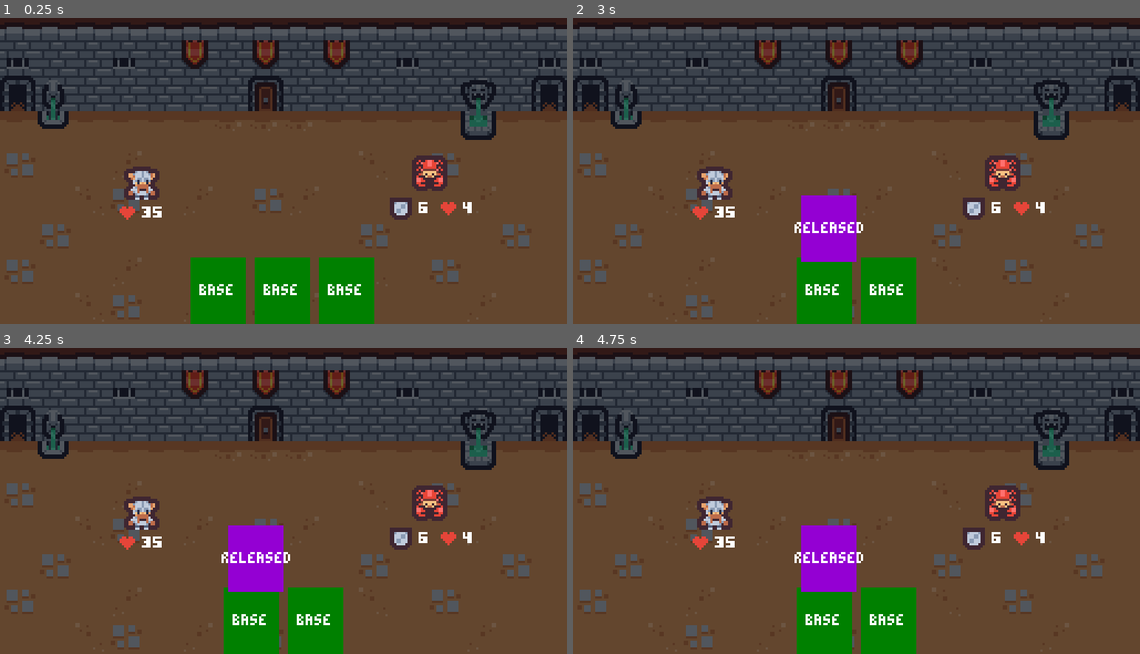
Above: before the commit, frames 1-4 (two rows, left to right).
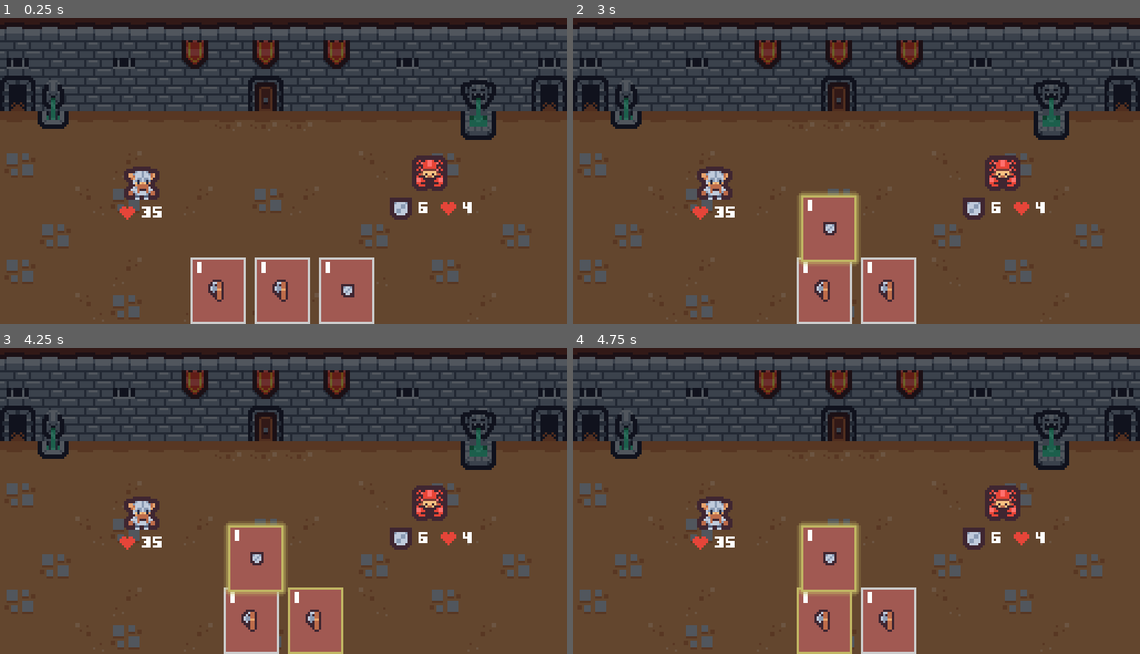
Above: after the commit, the same moments.

Repository: sussyfabussy/godots_gambit_V2
Game: Godot game, scene res://Scenes/Battle/battle.tscn
Same seed, same stepped clock (60 frames per second), same inputs: the game is played once before the commit and once after it.
Inputs (mouse positions are in pixels of both pictures, inside the frame that each line leads up to):
- Up to frame 1 (0.25 s): no input
- Up to frame 2 (3 s): tap Enter at 0.5, 2.75 s; drag from (788, 290) to (856, 115) at 0.52 s; drag from (822, 290) to (856, 115) at 1.27 s; tap Space at 2 s; move the mouse to (856, 290) at 2.02 s; press the mouse at (856, 290) at 2.03 s; release the mouse at (856, 290) at 2.75 s; drag from (828, 229) to (1003, 174) at 2.77 s
- Up to frame 3 (4.25 s): tap Space at 3.5 s; drag from (255, 559) to (317, 620) at 3.52 s
- Up to frame 4 (4.75 s): tap Enter at 4.25 s; drag from (686, 445) to (822, 620) at 4.27 s

The runs differ from the first frame. In frame 1, 6.4% of the frame differs, in the area x 33-67%, y 78-100%; in frame 2, 6.5%, in the area x 39-61%, y 57-100%; in frame 3, 6.5%; in frame 4, 6.5%.

Commit message:
Card Visuals updated

Diff:
--- /dev/null
+++ b/Scenes/card_ui/card_base_stylebox.tres
@@ -0,0 +1,8 @@
+[gd_resource type="StyleBoxFlat" format=3 uid="uid://rr31frftay8"]
+
+[resource]
+bg_color = Color(0.6313726, 0.34901962, 0.32156864, 1)
+border_width_left = 1
+border_width_top = 1
+border_width_right = 1
+border_width_bottom = 1
--- /dev/null
+++ b/Scenes/card_ui/card_dragging_stylebox.tres
@@ -0,0 +1,11 @@
+[gd_resource type="StyleBoxFlat" format=3 uid="uid://dntnlpqmyvv5a"]
+
+[resource]
+bg_color = Color(0.6313726, 0.34901962, 0.32156864, 1)
+border_width_left = 1
+border_width_top = 1
+border_width_right = 1
+border_width_bottom = 1
+border_color = Color(0.75686276, 0.7137255, 0.3882353, 1)
+shadow_color = Color(0.75686276, 0.7137255, 0.3882353, 0.72156864)
+shadow_size = 2
--- /dev/null
+++ b/Scenes/card_ui/card_hover_stylebox.tres
@@ -0,0 +1,9 @@
+[gd_resource type="StyleBoxFlat" format=3 uid="uid://b6hkx2byf1oit"]
+
+[resource]
+bg_color = Color(0.6313726, 0.34901962, 0.32156864, 1)
+border_width_left = 1
+border_width_top = 1
+border_width_right = 1
+border_width_bottom = 1
+border_color = Color(0.75686276, 0.7137255, 0.3882353, 1)
--- a/Scenes/card_ui/card_states/card_aiming_state.gd
+++ b/Scenes/card_ui/card_states/card_aiming_state.gd
@@ -5,8 +5,7 @@
 
 func enter() -> void:
 	#debug color, set aiming state, clear target array
-	card_ui.color.color = Color.WEB_PURPLE
-	card_ui.state.text = "AIMING"
+
 	card_ui.targets.clear()
 	#offset for card to animate it in the center of hand
 	var offset := Vector2(card_ui.parent.size.x/2, -card_ui.size.y/2)
--- a/Scenes/card_ui/card_states/card_base_state.gd
+++ b/Scenes/card_ui/card_states/card_base_state.gd
@@ -8,15 +8,21 @@
 	if card_ui.tween and card_ui.tween.is_running():
 		card_ui.tween.kill()
 
+	card_ui.panel.set("theme_override_styles/panel", card_ui.BASE_STYLEBOX)
 	card_ui.reparent_requested.emit(card_ui)
-	card_ui.color.color = Color.WEB_GREEN
-	card_ui.state.text = "BASE"
 	card_ui.pivot_offset = Vector2.ZERO
 
 func on_gui_input(event: InputEvent) -> void:
 	if event.is_action_pressed("left_mouse"):
 		card_ui.pivot_offset = card_ui.get_global_mouse_position() - card_ui.global_position
 		transition_requested.emit(self, CardState.State.CLICKED)
+
+func on_mouse_entered() -> void:
+		card_ui.panel.set("theme_override_styles/panel", card_ui.HOVER_STYLEBOX)
+
+func on_mouse_exited() -> void:
+		card_ui.panel.set("theme_override_styles/panel", card_ui.BASE_STYLEBOX)
+
 
 # Called when the node enters the scene tree for the first time.
 func _ready() -> void:
--- a/Scenes/card_ui/card_states/card_clicked_state.gd
+++ b/Scenes/card_ui/card_states/card_clicked_state.gd
@@ -1,8 +1,7 @@
 extends CardState
 
 func enter() -> void:
-	card_ui.color.color = Color.ORANGE
-	card_ui.state.text = "CLICKED"
+
 	card_ui.drop_point_detector.monitoring = true
 
 func on_input(event: InputEvent) -> void:
--- a/Scenes/card_ui/card_states/card_dragging_state.gd
+++ b/Scenes/card_ui/card_states/card_dragging_state.gd
@@ -9,8 +9,8 @@
 	if ui_layer:
 		card_ui.reparent(ui_layer)
 
-	card_ui.color.color = Color.NAVY_BLUE
-	card_ui.state.text = "DRAGGING"
+	card_ui.panel.set("theme_override_styles/panel", card_ui.DRAG_STYLEBOX)
+
 
 	minimum_drag_time_elapsed = false
 	var threshold_timer := get_tree().create_timer(DRAG_MINIMUM_THRESHOLD, false)
--- a/Scenes/card_ui/card_states/card_released_state.gd
+++ b/Scenes/card_ui/card_states/card_released_state.gd
@@ -3,8 +3,7 @@
 var played: bool
 
 func enter() -> void:
-	card_ui.color.color = Color.DARK_VIOLET
-	card_ui.state.text = "RELEASED"
+
 
 	played = false
 
--- a/Scenes/card_ui/card_ui.gd
+++ b/Scenes/card_ui/card_ui.gd
@@ -3,10 +3,14 @@
 
 signal reparent_requested(which_card_ui: CardUI)
 
-@export var card: Card
+const BASE_STYLEBOX := preload("uid://rr31frftay8")
+const DRAG_STYLEBOX := preload("uid://dntnlpqmyvv5a")
+const HOVER_STYLEBOX := preload("uid://b6hkx2byf1oit")
+@export var card: Card : set = _set_card
 
-@onready var color: ColorRect = $Color
-@onready var state: Label = $State
+@onready var panel: Panel = $Panel
+@onready var cost: Label = $Cost
+@onready var icon: TextureRect = $Icon
 @onready var drop_point_detector: Area2D = $DropPointDetector
 @onready var card_state_machine: CardStateMachine = $CardStateMachine as CardStateMachine
 @onready var targets: Array[Node] = []
@@ -42,6 +46,13 @@
 func _process(delta: float) -> void:
 	pass
 
+func _set_card(value: Card) -> void:
+	if not is_node_ready():
+		await ready
+
+	card = value
+	cost.text = str(card.cost)
+	icon.texture = card.icon
 
 func _on_drop_point_detector_area_entered(area: Area2D) -> void:
 	if not targets.has(area):
--- a/Scenes/card_ui/card_ui.tscn
+++ b/Scenes/card_ui/card_ui.tscn
@@ -2,6 +2,8 @@
 
 [ext_resource type="Theme" uid="uid://cyujobfdcs0oc" path="res://main_theme.tres" id="1_m1ug6"]
 [ext_resource type="Script" uid="uid://b4ci78fqufvji" path="res://Scenes/card_ui/card_ui.gd" id="2_ypsf2"]
+[ext_resource type="Texture2D" uid="uid://bfvi02kojsa00" path="res://art/tile_0103.png" id="3_7aq24"]
+[ext_resource type="StyleBox" uid="uid://rr31frftay8" path="res://Scenes/card_ui/card_base_stylebox.tres" id="3_qc77q"]
 [ext_resource type="Script" uid="uid://gjyb87inq711" path="res://Scenes/card_ui/card_state_machine.gd" id="3_rspb2"]
 [ext_resource type="Script" uid="uid://demkuh8266sc0" path="res://Scenes/card_ui/card_states/card_base_state.gd" id="4_ld0jv"]
 [ext_resource type="Script" uid="uid://d1xd7hnrmh0hg" path="res://Scenes/card_ui/card_states/card_clicked_state.gd" id="5_68a2o"]
@@ -25,7 +27,7 @@
 theme = ExtResource("1_m1ug6")
 script = ExtResource("2_ypsf2")
 
-[node name="Color" type="ColorRect" parent="." unique_id=640756894]
+[node name="Panel" type="Panel" parent="." unique_id=1098570086]
 layout_mode = 1
 anchors_preset = 15
 anchor_right = 1.0
@@ -33,18 +35,33 @@
 grow_horizontal = 2
 grow_vertical = 2
 mouse_filter = 2
-color = Color(0.118302606, 0.27199787, 0.0940407, 1)
+theme_override_styles/panel = ExtResource("3_qc77q")
 
-[node name="State" type="Label" parent="." unique_id=1330730946]
+[node name="Cost" type="Label" parent="." unique_id=288993208]
+layout_mode = 0
+offset_right = 10.0
+offset_bottom = 10.0
+text = "2"
+horizontal_alignment = 1
+vertical_alignment = 1
+
+[node name="Icon" type="TextureRect" parent="." unique_id=475830627]
 layout_mode = 1
-anchors_preset = 15
-anchor_right = 1.0
-anchor_bottom = 1.0
+anchors_preset = 8
+anchor_left = 0.5
+anchor_top = 0.5
+anchor_right = 0.5
+anchor_bottom = 0.5
+offset_left = -5.0
+offset_top = -5.0
+offset_right = 5.0
+offset_bottom = 5.0
 grow_horizontal = 2
 grow_vertical = 2
-text = "State"
-horizontal_alignment = 1
-vertical_alignment = 1
+mouse_filter = 2
+texture = ExtResource("3_7aq24")
+expand_mode = 1
+stretch_mode = 5
 
 [node name="DropPointDetector" type="Area2D" parent="." unique_id=1519811074]
 collision_mask = 2
--- a/Scenes/enemy.tscn
+++ b/Scenes/enemy.tscn
@@ -1,5 +1,6 @@
 [gd_scene format=3 uid="uid://bxvfpq8kng8vf"]
 
+[ext_resource type="Script" uid="uid://d06mvm1i6gkrk" path="res://Scenes/enemy/enemy.gd" id="1_287tu"]
 [ext_resource type="Texture2D" uid="uid://1u3b3hwqd8yh" path="res://art/tile_0110.png" id="1_hghv2"]
 [ext_resource type="Texture2D" uid="uid://bb3rcs5nqntir" path="res://art/arrow.png" id="2_afpow"]
 [ext_resource type="PackedScene" uid="uid://br6s23jvy7g6n" path="res://Scenes/ui/stats_ui.tscn" id="3_287tu"]
@@ -8,6 +9,7 @@
 
 [node name="Enemy" type="Area2D" unique_id=535308417]
 collision_layer = 4
+script = ExtResource("1_287tu")
 
 [node name="Sprite2D" type="Sprite2D" parent="." unique_id=1419041059]
 texture = ExtResource("1_hghv2")
@@ -24,3 +26,6 @@
 [node name="StatsUI" parent="." unique_id=2090387202 groups=["enemies"] instance=ExtResource("3_287tu")]
 offset_top = 8.0
 offset_bottom = 24.0
+
+[connection signal="area_entered" from="." to="." method="_on_area_entered"]
+[connection signal="area_exited" from="." to="." method="_on_area_exited"]
--- a/Scenes/enemy/enemy.gd
+++ b/Scenes/enemy/enemy.gd
@@ -42,3 +42,10 @@
 
 	if stats.health <= 0:
 		queue_free()
+
+
+func _on_area_entered(_area: Area2D) -> void:
+	arrow.show()
+
+func _on_area_exited(_area: Area2D) -> void:
+	arrow.hide()
--- a/characters/warrior/cards/warrior_axe_attack.tres
+++ b/characters/warrior/cards/warrior_axe_attack.tres
@@ -1,9 +1,12 @@
 [gd_resource type="Resource" script_class="Card" format=3 uid="uid://kxfab5pn4q4c"]
 
+[ext_resource type="Texture2D" uid="uid://ck1t4hdip6xrl" path="res://art/tile_0119.png" id="1_ungqh"]
 [ext_resource type="Script" uid="uid://de5qwbdgg7p00" path="res://custom_resources/card.gd" id="1_wba1x"]
 
 [resource]
 script = ExtResource("1_wba1x")
 id = "warrior_axe_attack"
 target = 1
+cost = 1
+icon = ExtResource("1_ungqh")
 metadata/_custom_type_script = "uid://de5qwbdgg7p00"
--- a/characters/warrior/cards/warrior_block.tres
+++ b/characters/warrior/cards/warrior_block.tres
@@ -1,9 +1,12 @@
 [gd_resource type="Resource" script_class="Card" format=3 uid="uid://balaamf0edr8v"]
 
+[ext_resource type="Texture2D" uid="uid://oe7v35ii8vrs" path="res://art/tile_0102.png" id="1_5nea4"]
 [ext_resource type="Script" uid="uid://de5qwbdgg7p00" path="res://custom_resources/card.gd" id="1_ti8q0"]
 
 [resource]
 script = ExtResource("1_ti8q0")
 id = "warrior_block"
 type = 1
+cost = 1
+icon = ExtResource("1_5nea4")
 metadata/_custom_type_script = "uid://de5qwbdgg7p00"
--- a/custom_resources/card.gd
+++ b/custom_resources/card.gd
@@ -8,6 +8,11 @@
 @export var id: String
 @export var type: Type
 @export var target: Target
+@export var cost: int
+
+@export_group("Card Visuals")
+@export var icon: Texture
+@export_multiline var tooltip_text: String
 
 func is_single_targeted() -> bool:
 	return target == Target.SINGLE_ENEMY
